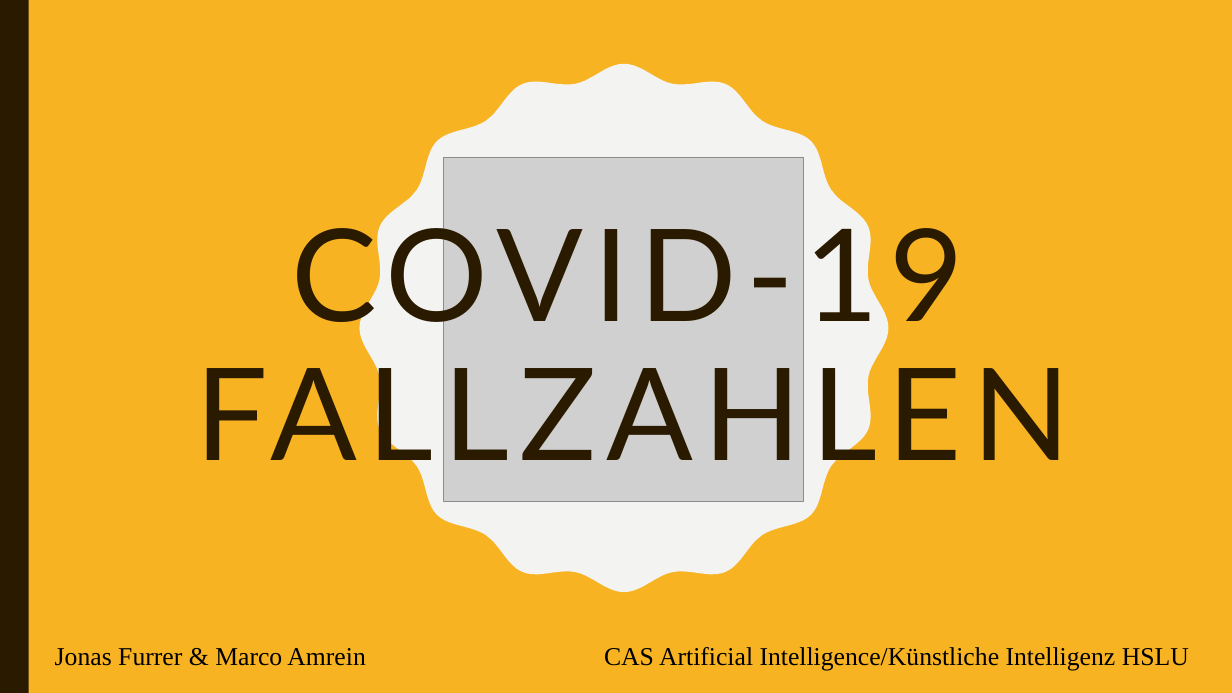
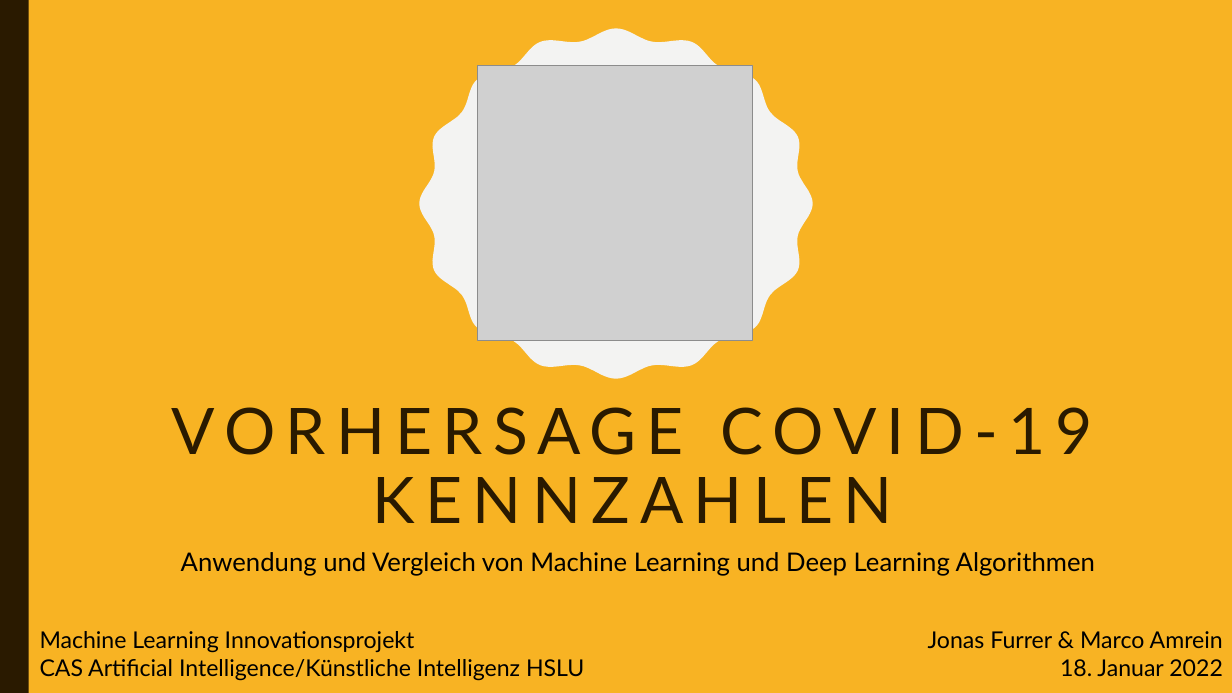
Before and after one commit to maggi71/ml-corona, a slide deck: slide 1 of resources/documentation/Abschlusspraesentation.pptx. Drawn at 1232x693 pixels with LibreOffice and Linux fonts; fonts in the diff are those of the drawing; grey boxes stand for pictures. Boxes give left, top, right and bottom in pixels: in the first picture for what was removed or moved away, otherwise in the second. Text is boxed around its words. In the diff, an @@ line names an element or a change of style, - is before the commit and + after.

Commit message:
Update presentation

```diff
--- a/resources/documentation/Abschlusspraesentation.pptx
+++ b/resources/documentation/Abschlusspraesentation.pptx
@@ freeform shape: place and size @@
-freeform shape at (360,64,889,592)
+freeform shape at (420,29,813,379)
@@ picture added at (477,65,752,340) @@
@@ picture removed at (444,157,803,502) @@
@@ title at (172,407,1093,523): text changed; size 100 to 50 pt @@
-COVID-19
-FALLZAHLEN
+VORHERSAGE COVID-19
+KENNZAHLEN
@@ text added at (181,552,1095,576), 20 pt, text #000000 @@
+Anwendung und Vergleich von Machine Learning und Deep Learning Algorithmen
@@ text at (40,631,584,681): text changed; size 20 to 18 pt; font Times New Roman to Lato @@
-Jonas Furrer & Marco Amrein CAS Artificial Intelligence/Künstliche Intelligenz HSLU
+Machine Learning Innovationsprojekt
+CAS Artificial Intelligence/Künstliche Intelligenz HSLU
@@ text added at (928,631,1223,676), 18 pt, text #000000 @@
+Jonas Furrer & Marco Amrein
+18. Januar 2022
```
Also in this commit, not shown: 7 other slides changed, 1 other file.
